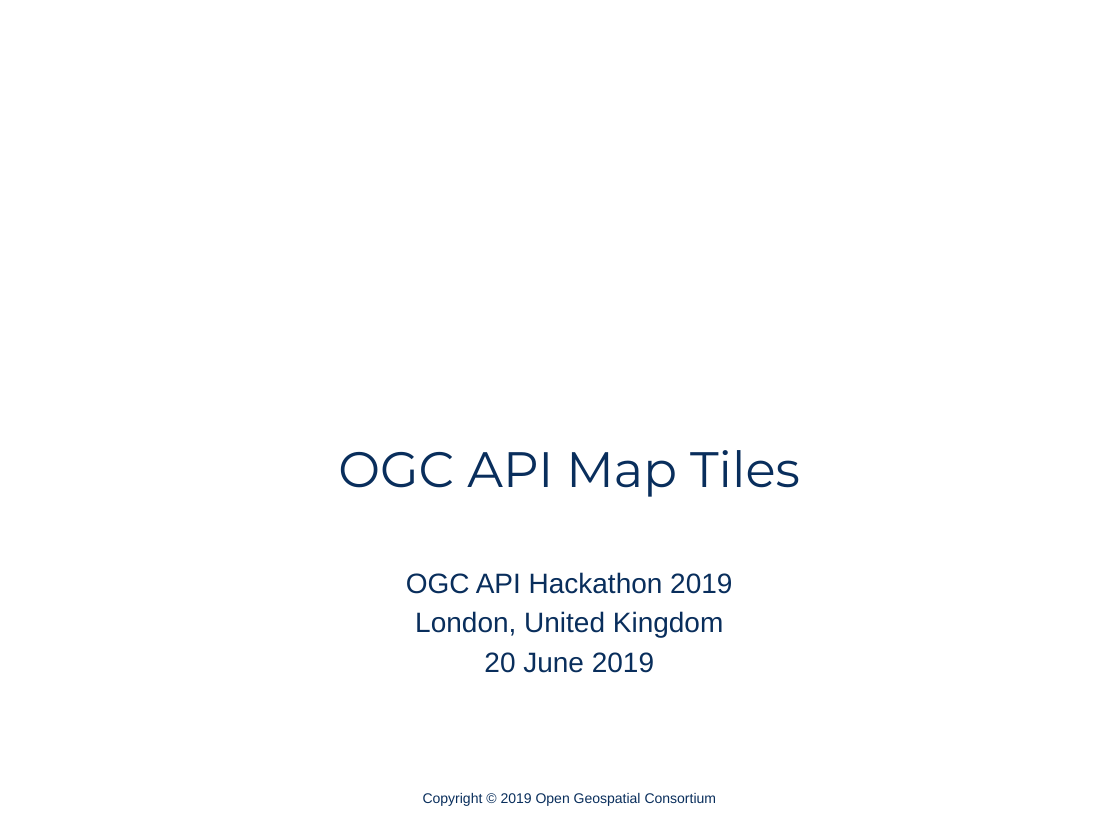
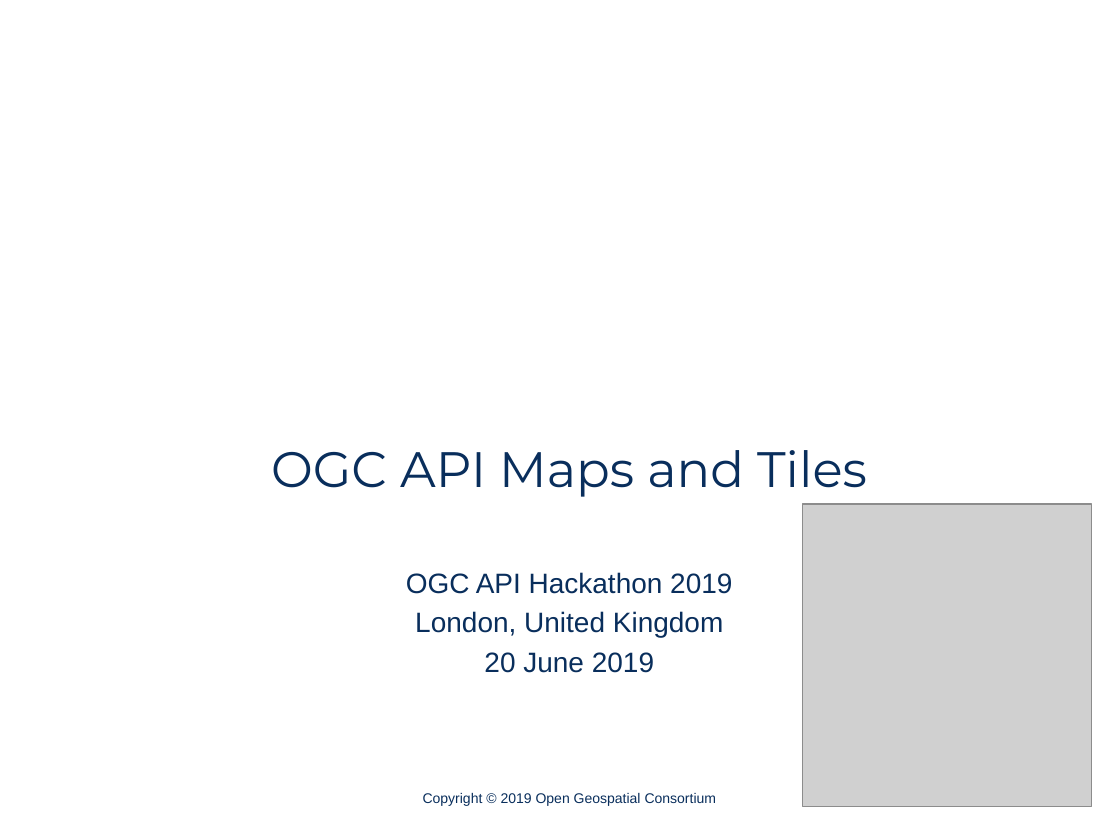
Before and after one commit to spacebel/OGC-API-Hackathon-2019, a slide deck: slide 1 of Presentations/OGC API Map Tiles 20190620.pptx. Drawn at 1120x840 pixels with LibreOffice and Linux fonts; fonts in the diff are those of the drawing; grey boxes stand for pictures; background and template pictures are left out. Boxes give left, top, right and bottom in pixels: in the first picture for what was removed or moved away, otherwise in the second. Text is boxed around its words. In the diff, an @@ line names an element or a change of style, - is before the commit and + after.

```diff
--- a/Presentations/OGC API Map Tiles 20190620.pptx
+++ b/Presentations/OGC API Map Tiles 20190620.pptx
@@ title at box(271, 450, 867, 497): text changed @@
-OGC API Map Tiles
+OGC API Maps and Tiles
@@ picture added at box(803, 504, 1092, 806) @@
```
Also in this commit, not shown: 6 other slides changed, 1 slide added.
